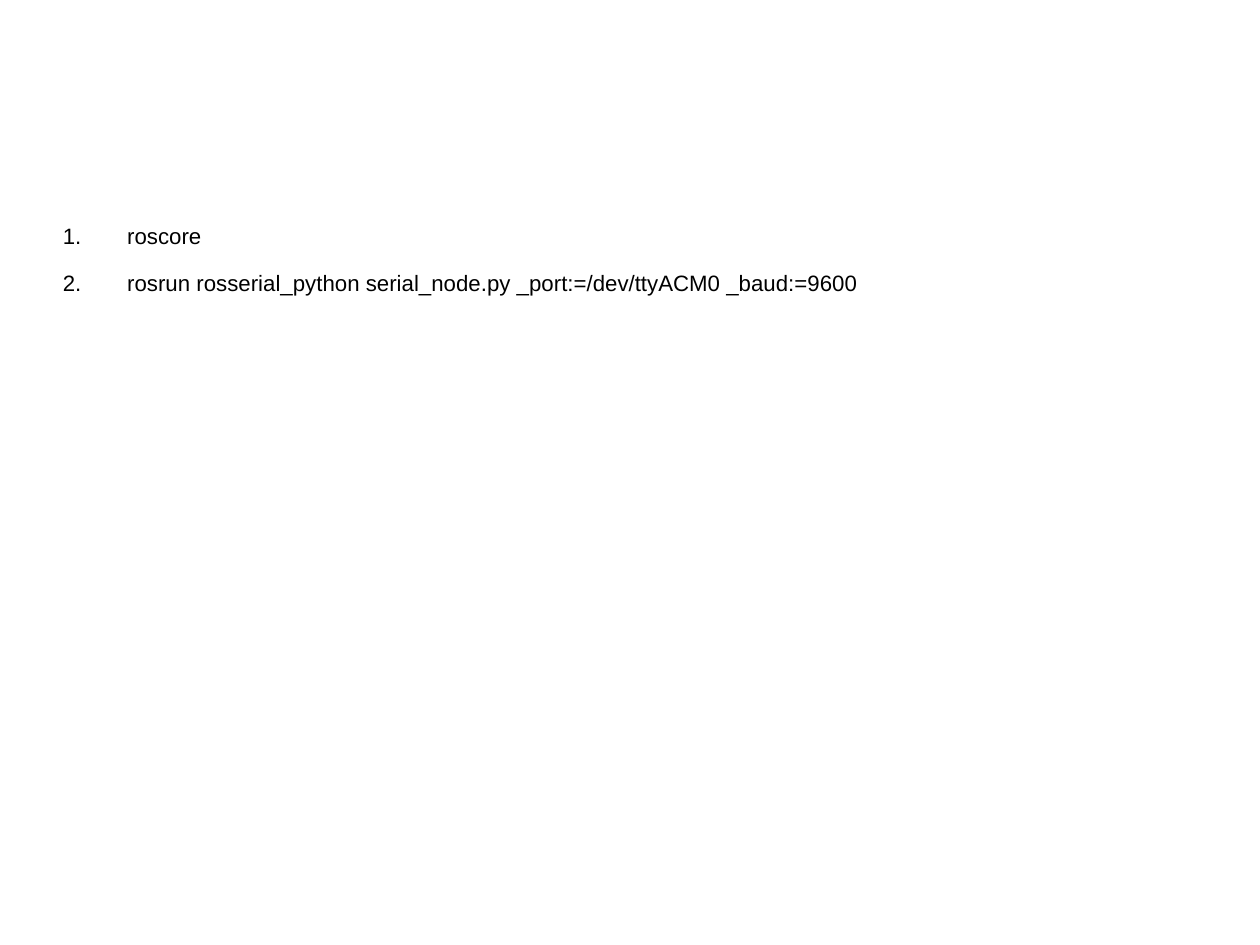
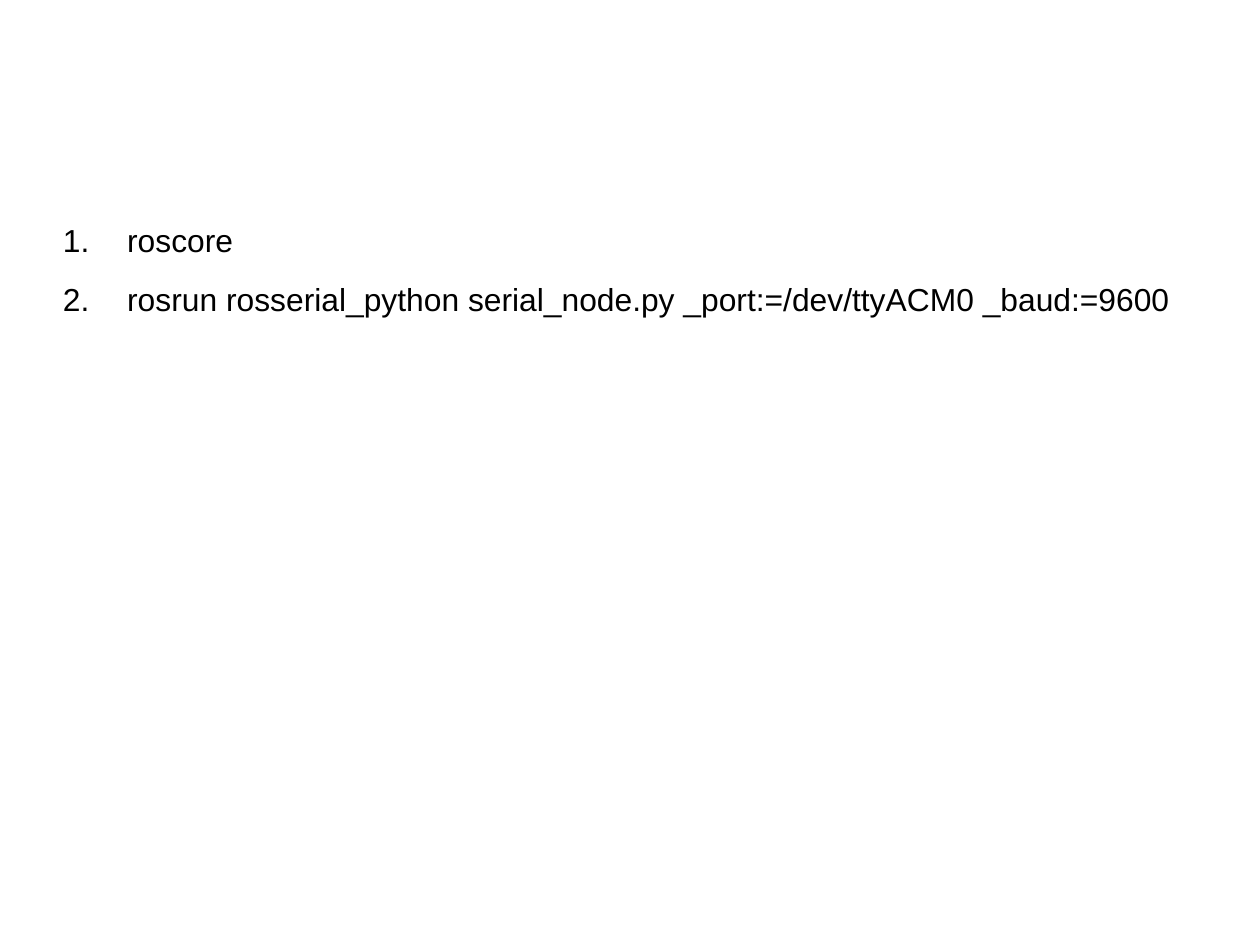
Before and after one commit to usedtolove/ros-study, a slide deck: slide 4 of docs/2.Intermediate/01.serial.ppt (slide 5 before the commit). Drawn at 1260x945 pixels with LibreOffice and Linux fonts; fonts in the diff are those of the drawing. Boxes give left, top, right and bottom in pixels: in the first picture for what was removed or moved away, otherwise in the second. Text is boxed around its words. In the diff, an @@ line names an element or a change of style, - is before the commit and + after.

```diff
--- a/docs/2.Intermediate/01.serial.ppt
+++ b/docs/2.Intermediate/01.serial.ppt
@@ text "roscore" at box(127, 235, 1169, 316): size 14 to 20 pt @@
```
Also in this commit, not shown: 2 other slides changed, 1 slide removed, 9 other files.
